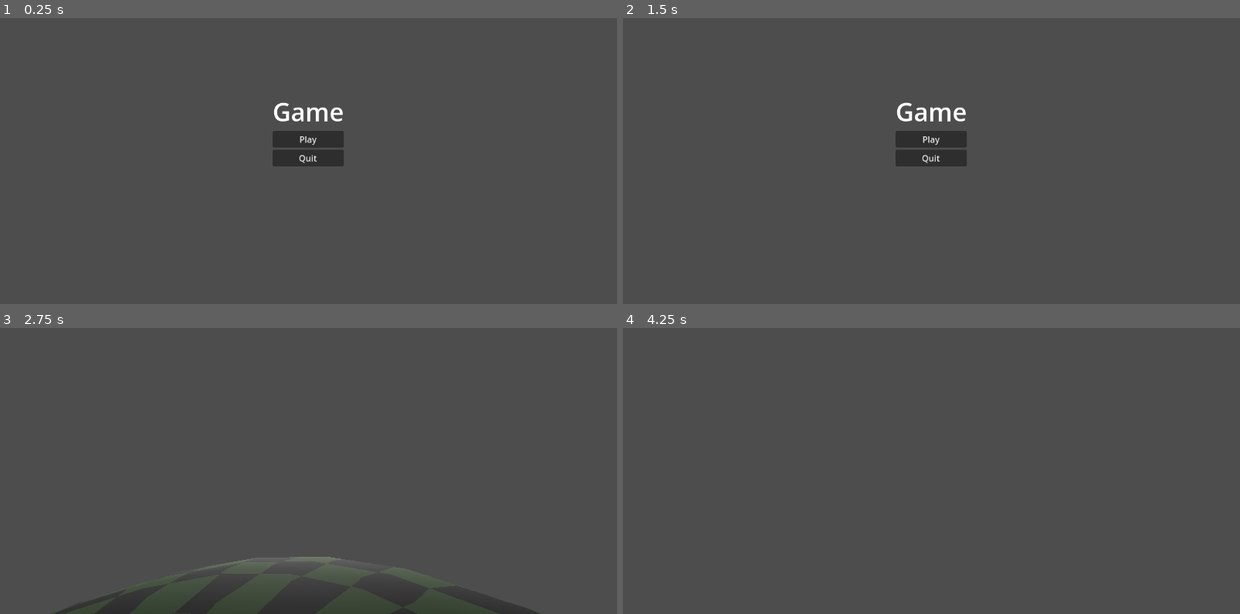
Above: before the commit, frames 1-4 (two rows, left to right).
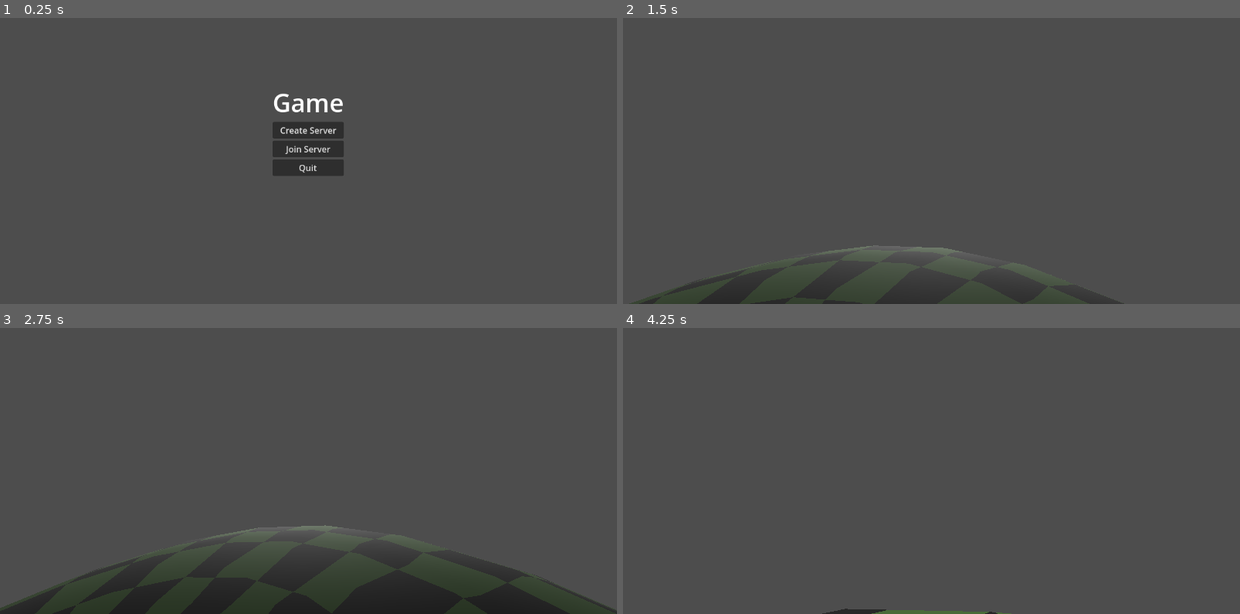
Above: after the commit, the same moments.

Repository: cjsoltermann/GodotPlanetGame
Game: Godot game, scene res://main.tscn
The game is run twice, just before and just after one commit, with the same random seed, the same clock (stepped at 60 frames per second) and the same inputs.
Inputs (mouse positions are in pixels of both pictures, inside the frame that each line leads up to):
- Up to frame 1 (0.25 s): no input
- Up to frame 2 (1.5 s): click (931, 129) at 0.5 s, where only the run after the commit has a clickable "Create Server"; click (931, 129) at 1.25 s, where only the run after the commit has a clickable "Start Server"
- Up to frame 3 (2.75 s): click (308, 448) at 2 s, where only the run before the commit has a clickable "Play"
- Up to frame 4 (4.25 s): tap Enter (ui_accept) at 2.75 s; move the mouse to (962, 439) at 2.77 s; hold Ctrl (Sprint) 2.78-3.53 s; hold W (Forward) from 2.78 s (still down); tap Space (Jump) at 3.02, 3.77 s; move the mouse to (900, 442) at 3.52 s; tap Ctrl (Sprint) at 3.6 s

The runs differ from the first frame. In frame 1, 1.6% of the frame differs, in the area x 44-56%, y 26-56%; in frame 2, 5.0%; in frame 3, 8.7%, in the area x 0-100%, y 68-100%; in frame 4, 0.3%.

Commit message:
Menus Added some menus that mostly don't do anything. Create a server to start the game (which doesn't actually create a server).

Diff:
--- /dev/null
+++ b/Menus/lobby.tscn
@@ -0,0 +1,9 @@
+[gd_scene format=3 uid="uid://bbxcy4bwplitm"]
+
+[node name="Lobby" type="Control"]
+layout_mode = 3
+anchors_preset = 15
+anchor_right = 1.0
+anchor_bottom = 1.0
+grow_horizontal = 2
+grow_vertical = 2
--- /dev/null
+++ b/Menus/main_menu.gd
@@ -0,0 +1,25 @@
+extends CenterContainer
+
+signal on_join
+signal on_create
+
+# Called when the node enters the scene tree for the first time.
+func _ready():
+	pass # Replace with function body.
+
+
+# Called every frame. 'delta' is the elapsed time since the previous frame.
+func _process(delta):
+	pass
+
+
+func _on_quit_button_pressed():
+	get_tree().quit()
+
+
+func _on_create_button_pressed():
+	on_create.emit()
+
+
+func _on_join_button_pressed():
+	on_join.emit()
--- /dev/null
+++ b/Menus/main_menu.tscn
@@ -0,0 +1,43 @@
+[gd_scene load_steps=4 format=3 uid="uid://biknb06mj4bk7"]
+
+[ext_resource type="Script" path="res://Menus/main_menu.gd" id="1_ceeca"]
+
+[sub_resource type="SystemFont" id="SystemFont_ymdhh"]
+subpixel_positioning = 0
+
+[sub_resource type="LabelSettings" id="LabelSettings_07siu"]
+font = SubResource("SystemFont_ymdhh")
+font_size = 47
+
+[node name="MainMenu" type="CenterContainer"]
+anchors_preset = 15
+anchor_right = 1.0
+anchor_bottom = 1.0
+grow_horizontal = 2
+grow_vertical = 2
+script = ExtResource("1_ceeca")
+
+[node name="VBoxContainer" type="VBoxContainer" parent="."]
+layout_mode = 2
+
+[node name="GameLabel" type="Label" parent="VBoxContainer"]
+layout_mode = 2
+text = "Game"
+label_settings = SubResource("LabelSettings_07siu")
+horizontal_alignment = 1
+
+[node name="CreateButton" type="Button" parent="VBoxContainer"]
+layout_mode = 2
+text = "Create Server"
+
+[node name="JoinButton" type="Button" parent="VBoxContainer"]
+layout_mode = 2
+text = "Join Server"
+
+[node name="QuitButton" type="Button" parent="VBoxContainer"]
+layout_mode = 2
+text = "Quit"
+
+[connection signal="pressed" from="VBoxContainer/CreateButton" to="." method="_on_create_button_pressed"]
+[connection signal="pressed" from="VBoxContainer/JoinButton" to="." method="_on_join_button_pressed"]
+[connection signal="pressed" from="VBoxContainer/QuitButton" to="." method="_on_quit_button_pressed"]
--- /dev/null
+++ b/Menus/root_menu.gd
@@ -0,0 +1,60 @@
+extends Control
+
+signal on_create
+signal on_quit
+signal on_join
+
+var main_menu_scene := preload("res://Menus/main_menu.tscn")
+var main_menu := main_menu_scene.instantiate()
+
+var server_create_menu_scene := preload("res://Menus/server_creation.tscn")
+var server_create_menu := server_create_menu_scene.instantiate()
+
+var server_join_menu_scene := preload("res://Menus/server_selection.tscn")
+var server_join_menu := server_join_menu_scene.instantiate()
+
+@onready var menu_root: Node = $CurrentMenu
+var current_menu: Node = main_menu
+
+func _swap_menu(new: Node):
+	menu_root.remove_child(current_menu)
+	menu_root.add_child(new)
+	current_menu = new
+
+# Called when the node enters the scene tree for the first time.
+func _ready():
+	grab_focus.call_deferred()
+	menu_root.add_child(main_menu)
+	main_menu.on_join.connect(_on_main_join)
+	main_menu.on_create.connect(_on_main_create)
+
+	server_create_menu.on_create.connect(func (): on_create.emit())
+
+	server_join_menu.on_back.connect(_on_back)
+	server_create_menu.on_back.connect(_on_back)
+
+func _on_main_join():
+	_swap_menu(server_join_menu)
+
+func _on_main_create():
+	_swap_menu(server_create_menu)
+
+func _on_back():
+	_swap_menu(main_menu)
+
+
+# Called every frame. 'delta' is the elapsed time since the previous frame.
+func _process(delta):
+	pass
+
+
+func _on_create_button_pressed():
+	on_create.emit()
+
+
+func _on_join_button_pressed():
+	on_join.emit()
+
+
+func _on_quit_button_pressed():
+	on_quit.emit()
--- /dev/null
+++ b/Menus/root_menu.tscn
@@ -0,0 +1,15 @@
+[gd_scene load_steps=2 format=3 uid="uid://3x3l0v30yqej"]
+
+[ext_resource type="Script" path="res://Menus/root_menu.gd" id="1_0jvwu"]
+
+[node name="RootMenu" type="Control"]
+layout_mode = 3
+anchors_preset = 15
+anchor_right = 1.0
+anchor_bottom = 1.0
+grow_horizontal = 2
+grow_vertical = 2
+focus_mode = 1
+script = ExtResource("1_0jvwu")
+
+[node name="CurrentMenu" type="Node" parent="."]
--- /dev/null
+++ b/Menus/server_creation.gd
@@ -0,0 +1,21 @@
+extends Control
+
+signal on_back
+signal on_create
+
+# Called when the node enters the scene tree for the first time.
+func _ready():
+	pass # Replace with function body.
+
+
+# Called every frame. 'delta' is the elapsed time since the previous frame.
+func _process(delta):
+	pass
+
+
+func _on_back_button_pressed():
+	on_back.emit()
+
+
+func _on_start_button_pressed():
+	on_create.emit()
--- /dev/null
+++ b/Menus/server_creation.tscn
@@ -0,0 +1,38 @@
+[gd_scene load_steps=2 format=3 uid="uid://b14m7xb3iy2ic"]
+
+[ext_resource type="Script" path="res://Menus/server_creation.gd" id="1_y2w5a"]
+
+[node name="ServerCreation" type="Control"]
+layout_mode = 3
+anchors_preset = 15
+anchor_right = 1.0
+anchor_bottom = 1.0
+grow_horizontal = 2
+grow_vertical = 2
+script = ExtResource("1_y2w5a")
+
+[node name="CenterContainer" type="CenterContainer" parent="."]
+layout_mode = 1
+anchors_preset = 15
+anchor_right = 1.0
+anchor_bottom = 1.0
+grow_horizontal = 2
+grow_vertical = 2
+
+[node name="VBoxContainer" type="VBoxContainer" parent="CenterContainer"]
+layout_mode = 2
+
+[node name="PortEdit" type="LineEdit" parent="CenterContainer/VBoxContainer"]
+layout_mode = 2
+placeholder_text = "port"
+
+[node name="StartButton" type="Button" parent="CenterContainer/VBoxContainer"]
+layout_mode = 2
+text = "Start Server"
+
+[node name="BackButton" type="Button" parent="CenterContainer/VBoxContainer"]
+layout_mode = 2
+text = "Back"
+
+[connection signal="pressed" from="CenterContainer/VBoxContainer/StartButton" to="." method="_on_start_button_pressed"]
+[connection signal="pressed" from="CenterContainer/VBoxContainer/BackButton" to="." method="_on_back_button_pressed"]
--- a/main_menu.gd
+++ b/Menus/server_selection.gd
@@ -1,11 +1,11 @@
 extends Control
 
+signal on_back
 signal on_start
-signal on_quit
 
 # Called when the node enters the scene tree for the first time.
 func _ready():
-	grab_focus.call_deferred()
+	pass # Replace with function body.
 
 
 # Called every frame. 'delta' is the elapsed time since the previous frame.
@@ -13,9 +13,9 @@
 	pass
 
 
-func _on_start_pressed():
+func _on_start_button_pressed():
 	on_start.emit()
 
 
-func _on_quit_pressed():
-	on_quit.emit()
+func _on_back_button_pressed():
+	on_back.emit()
--- /dev/null
+++ b/Menus/server_selection.tscn
@@ -0,0 +1,43 @@
+[gd_scene load_steps=2 format=3 uid="uid://b1wq0i60r4kvs"]
+
+[ext_resource type="Script" path="res://Menus/server_selection.gd" id="1_b5jyw"]
+
+[node name="ServerSelection" type="Control"]
+layout_mode = 3
+anchors_preset = 15
+anchor_right = 1.0
+anchor_bottom = 1.0
+grow_horizontal = 2
+grow_vertical = 2
+script = ExtResource("1_b5jyw")
+
+[node name="CenterContainer" type="CenterContainer" parent="."]
+layout_mode = 1
+anchors_preset = 15
+anchor_right = 1.0
+anchor_bottom = 1.0
+grow_horizontal = 2
+grow_vertical = 2
+
+[node name="VBoxContainer" type="VBoxContainer" parent="CenterContainer"]
+custom_minimum_size = Vector2(150, 0)
+layout_mode = 2
+
+[node name="AddressEdit" type="LineEdit" parent="CenterContainer/VBoxContainer"]
+layout_mode = 2
+placeholder_text = "ip address"
+
+[node name="PortEdit" type="LineEdit" parent="CenterContainer/VBoxContainer"]
+layout_mode = 2
+placeholder_text = "port"
+
+[node name="StartButton" type="Button" parent="CenterContainer/VBoxContainer"]
+layout_mode = 2
+text = "Join Server"
+
+[node name="BackButton" type="Button" parent="CenterContainer/VBoxContainer"]
+layout_mode = 2
+text = "Back"
+
+[connection signal="pressed" from="CenterContainer/VBoxContainer/StartButton" to="." method="_on_start_button_pressed"]
+[connection signal="pressed" from="CenterContainer/VBoxContainer/BackButton" to="." method="_on_back_button_pressed"]
--- a/main.gd
+++ b/main.gd
@@ -2,32 +2,37 @@
 
 @onready var debug_cam := $Camera3D
 
-var menu_scene := preload("res://main_menu.tscn")
-var menu = menu_scene.instantiate()
+var menu_scene := preload("res://Menus/root_menu.tscn")
+var menu := menu_scene.instantiate()
 
 var level_scene := preload("res://level.tscn")
 var level: Node3D
+
+var current_scene: Node = menu
 
 @onready var world := $World
 
 # Called when the node enters the scene tree for the first time.
 func _ready():
 	world.add_child(menu)
-	menu.on_start.connect(_on_start)
-	menu.on_quit.connect(_on_quit)
+	menu.on_create.connect(_on_create_server)
 
-func _on_start():
+func _on_create_server():
 	level = level_scene.instantiate()
-	_swap_scene.call_deferred(menu, level)
-	$Camera3D.clear_current.call_deferred()
+	_swap_scene.call_deferred(level)
+	debug_cam.clear_current.call_deferred()
 
 func _on_quit():
 	get_tree().quit()
 
+func _swap_scene(new: Node, free_old: bool = true):
+	if (free_old):
+		current_scene.free()
+	else:
+		world.remove_child(current_scene)
 
-func _swap_scene(old: Node, new: Node):
-	old.free()
 	world.add_child(new)
+	current_scene = new
 
 # Called every frame. 'delta' is the elapsed time since the previous frame.
 func _process(delta):
--- a/main_menu.tscn
+++ /dev/null
@@ -1,53 +0,0 @@
-[gd_scene load_steps=4 format=3 uid="uid://3x3l0v30yqej"]
-
-[ext_resource type="Script" path="res://main_menu.gd" id="1_yhjs2"]
-
-[sub_resource type="SystemFont" id="SystemFont_ymdhh"]
-
-[sub_resource type="LabelSettings" id="LabelSettings_07siu"]
-font = SubResource("SystemFont_ymdhh")
-font_size = 47
-
-[node name="MainMenu" type="Control"]
-layout_mode = 3
-anchors_preset = 15
-anchor_right = 1.0
-anchor_bottom = 1.0
-grow_horizontal = 2
-grow_vertical = 2
-focus_neighbor_left = NodePath("CenterContainer/VBoxContainer/Start")
-focus_neighbor_top = NodePath("CenterContainer/VBoxContainer/Start")
-focus_neighbor_right = NodePath("CenterContainer/VBoxContainer/Start")
-focus_neighbor_bottom = NodePath("CenterContainer/VBoxContainer/Start")
-focus_next = NodePath("CenterContainer/VBoxContainer/Start")
-focus_previous = NodePath("CenterContainer/VBoxContainer/Start")
-focus_mode = 1
-script = ExtResource("1_yhjs2")
-
-[node name="CenterContainer" type="CenterContainer" parent="."]
-layout_mode = 1
-anchors_preset = 15
-anchor_right = 1.0
-anchor_bottom = 1.0
-grow_horizontal = 2
-grow_vertical = 2
-
-[node name="VBoxContainer" type="VBoxContainer" parent="CenterContainer"]
-layout_mode = 2
-
-[node name="Label" type="Label" parent="CenterContainer/VBoxContainer"]
-layout_mode = 2
-text = "Game"
-label_settings = SubResource("LabelSettings_07siu")
-horizontal_alignment = 1
-
-[node name="Start" type="Button" parent="CenterContainer/VBoxContainer"]
-layout_mode = 2
-text = "Play"
-
-[node name="Quit" type="Button" parent="CenterContainer/VBoxContainer"]
-layout_mode = 2
-text = "Quit"
-
-[connection signal="pressed" from="CenterContainer/VBoxContainer/Start" to="." method="_on_start_pressed"]
-[connection signal="pressed" from="CenterContainer/VBoxContainer/Quit" to="." method="_on_quit_pressed"]
